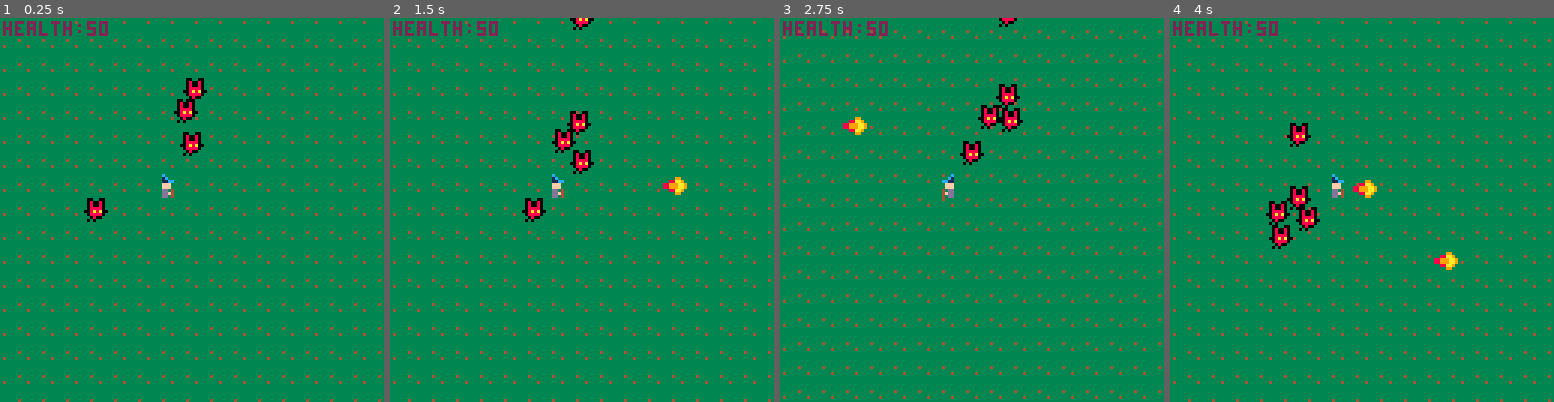
Above: before the commit, frames 1-4 (left to right).
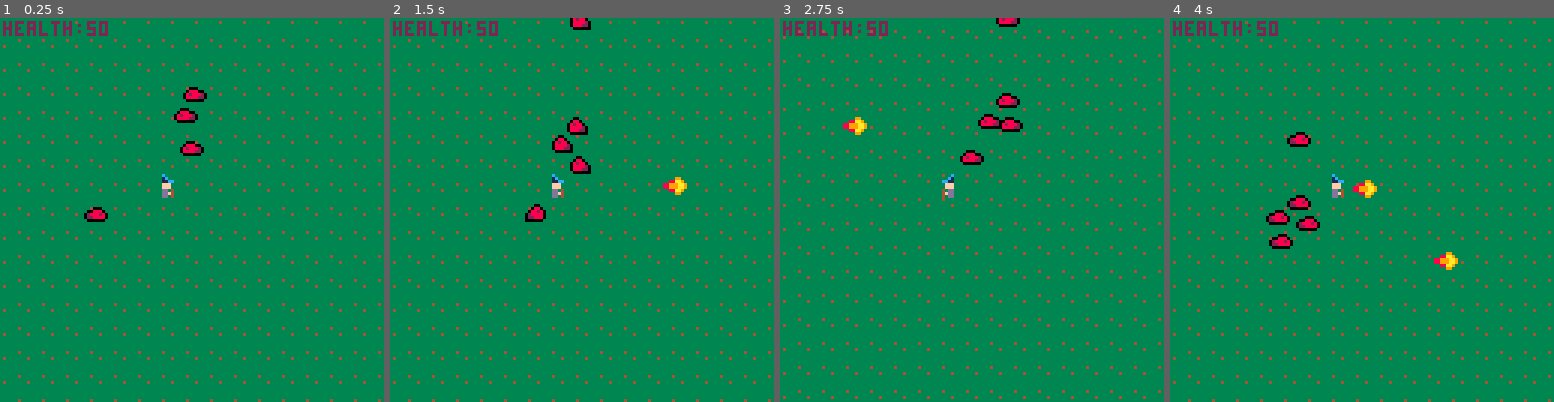
Above: after the commit, the same moments.

Repository: CRBroughton/pico-survivors
Game: PICO-8 cartridge pico-survivors.p8
Same seed, same stepped clock (60 frames per second), same inputs: the game is played once before the commit and once after it.
Inputs:
- Up to frame 1 (0.25 s): no input
- Up to frame 2 (1.5 s): no input
- Up to frame 3 (2.75 s): hold Left 1.97-2.37 s; hold Down from 2.42 s (still down)
- Up to frame 4 (4 s): release Down at 2.82 s; hold Right 2.87-3.53 s; hold Up from 3.58 s (still down)

The runs differ from the first frame. In frame 1, 1.0% of the frame differs, in the area x 21-54%, y 15-54%; in frame 2, 1.0%; in frame 3, 1.1%; in frame 4, 1.3%, in the area x 25-40%, y 27-61%.

Commit message:
feat: :sparkles: enemy sprites now face the player

Diff:
--- a/main.lua
+++ b/main.lua
@@ -67,7 +67,7 @@
             tick = 0,
             step = 8,
             frame = 1,
-            sprites = { 52, 52 }
+            sprites = { 50, 51 }
             -- ['waves'] = {
             --     [1] = {
             --         sprite = 3,
@@ -115,6 +115,7 @@
                     x = x,
                     y = y,
                     id = 0,
+                    facing = 'left'
                 })
             end
         end
@@ -122,7 +123,13 @@
         function self.draw()
             for en in all(enemies) do
                 pal(14, 0)
-                spr(self.sprites[self.frame], en.x, en.y)
+                if en.facing == 'left' then
+                    spr(self.sprites[self.frame], en.x, en.y, 1, 1, true)
+                end
+
+                if en.facing == 'right' then
+                    spr(self.sprites[self.frame], en.x, en.y, 1, 1)
+                end
                 pal()
             end
         end
@@ -166,7 +173,11 @@
                     local moveX, moveY = 0, 0
                     if player.x - 8 > en.x then
                         moveX = 1
+                        en.facing = 'right'
+                        -- Set the enemy facing to 'right'
                     elseif player.x + 8 < en.x then
+                        -- Set the enemy facing to 'left'
+                        en.facing = 'left'
                         moveX = -1
                     end
                     if player.y - 8 > en.y then
